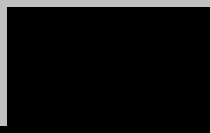
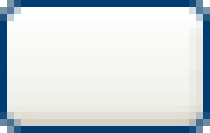
Comparing the layer stacks of the two (210, 133) images. Changes:
painted on "mask" over 0, 0, 210, 133
"frame": blend luminosity → normal, painted on it over 0, 0, 210, 133
added layer "background" over 0, 0, 210, 133
